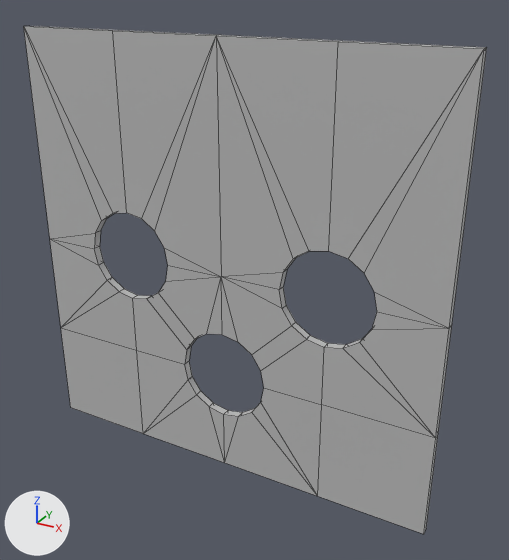
The FBX model Assets/Models/Environment/SM_HardWall_Holes_2x2.fbx as it was, and as the next commit left it.
Rendered twice from a camera (50 mm lens) standing at (1.39, -2.26, 2.14) and looking at (0.11, 0.05, 0.98). The lights are fixed; the arrows at lower left show +X, +Y and +Z. Mesh edges are drawn as thin lines. Where no turn or scale is listed for an object, it has been applied to the vertices.

The older version as bpy lines, for what is in view:
```python
me_mesh = bpy.data.meshes.new('Mesh')
me_mesh.from_pydata(...)  # 130 vertices, 150 faces; spans x -0.93..0.93, y -0.02..0.02, z 0.07..1.93
me_mesh.materials.append(mat_lambert1)  # grey #bcbcbc
ob_sm_hardwall_holes_2x2 = bpy.data.objects.new('SM_HardWall_Holes_2x2', me_mesh)
ob_sm_hardwall_holes_2x2.location = (0.0, 0.0, 0.0)
```
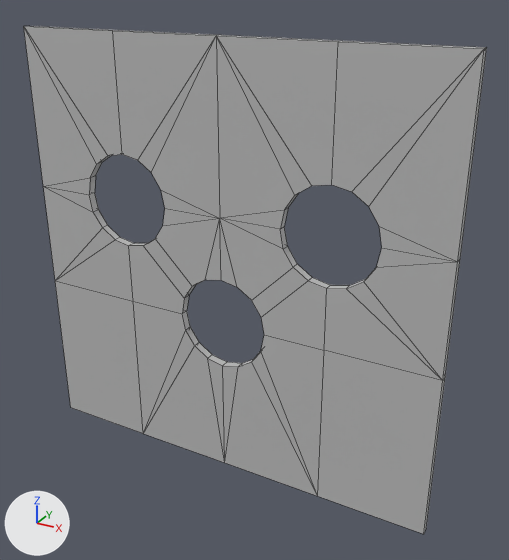
Boxes [x1, y1, x2, y2] around the edits, measured in the pictures (509 x 560 px; the box of a moved part takes in the faces that stretch with it):
part 1 of me_mesh, moved or reshaped
    both: [24, 26, 485, 496]

The change in detail:
me_mesh has 130 vertices, 150 faces and spans x -0.93..0.93, y -0.02..0.02, z 0.07..1.93.
me_mesh is used by ob_sm_hardwall_holes_2x2; location (0.0, 0.0, 0.0).
me_mesh part 1: all 110 vertices in x -0.93..0.93, y -0.02..0.02, z 0.34..1.2 are moved by (0.0, 0.0, 0.25).
